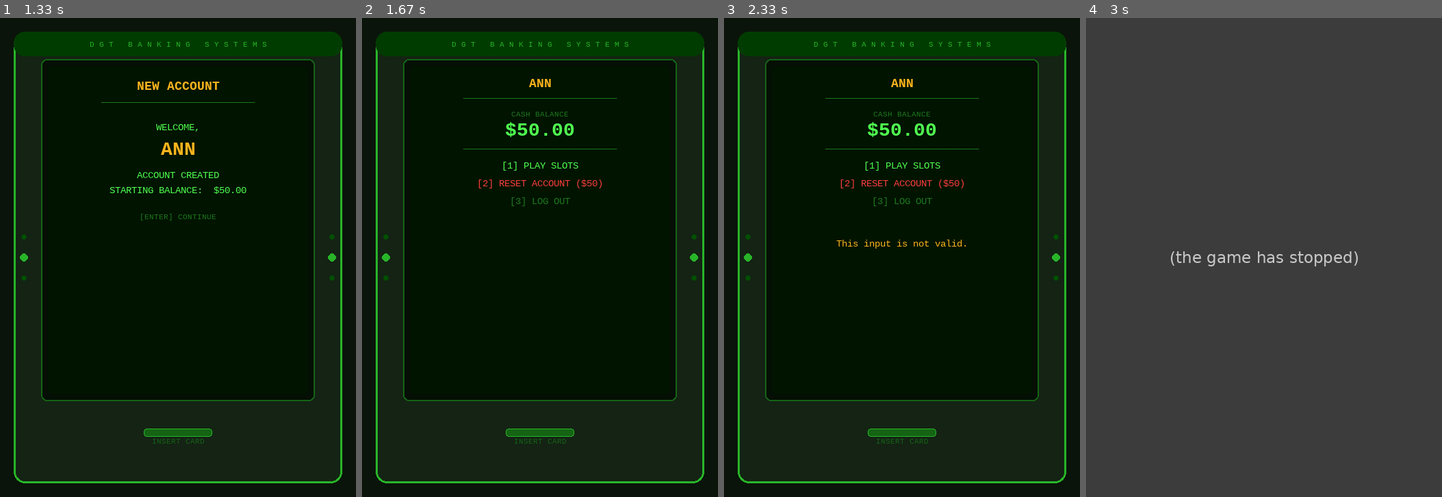
Above: before the commit, frames 1-4 (left to right).
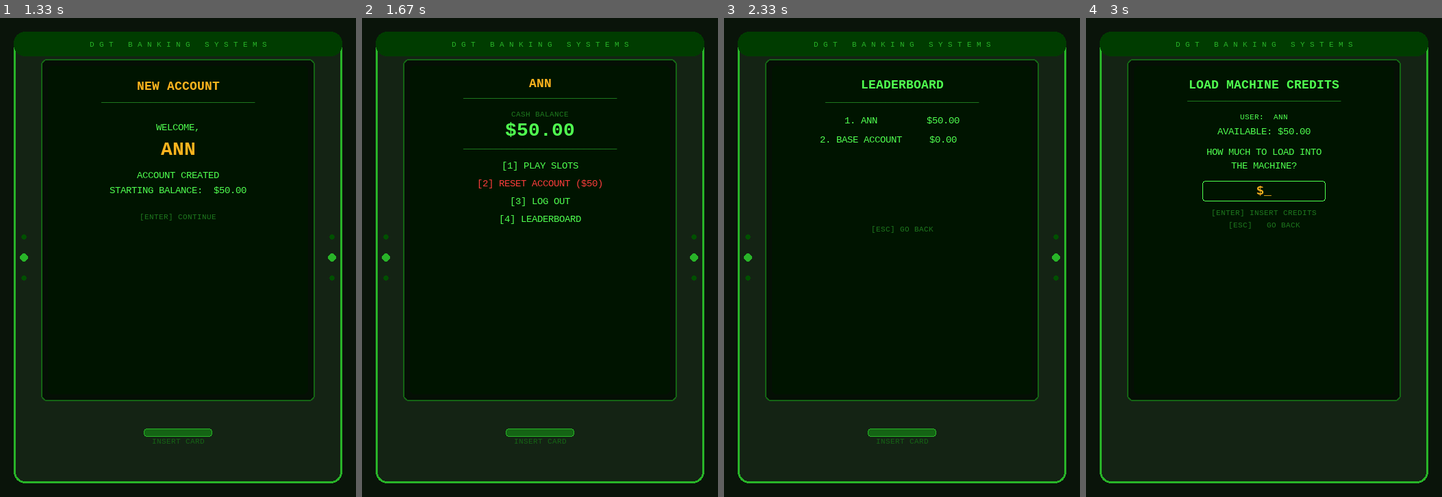
Above: after the commit, the same moments.

Repository: jonorose55-crypto/pygame-internal
Game: pygame game, started from Lucky7sDGT.py
Same seed, same stepped clock (60 frames per second), same inputs: the game is played once before the commit and once after it.
Inputs (mouse positions are in pixels of both pictures, inside the frame that each line leads up to):
- Up to frame 1 (1.33 s): tap Enter at 0.33, 1 s; type "ann" at 0.67 s; type "a" at 1.22 s
- Up to frame 2 (1.67 s): tap Enter at 1.35 s
- Up to frame 3 (2.33 s): tap 4 at 1.77 s; hold 4 from 2.1 s (still down); move the mouse to (905, 310) at 2.13 s
- Up to frame 4 (3 s): release 4 at 2.57 s; tap Esc at 2.65 s; tap 1 at 2.98 s

Frame 1 is identical in both runs. In frame 2, 0.2% of the frame differs, in the area x 38-62%, y 37-43%; in frame 3, 1.7%; in frame 4, 100%, in the area x 0-100%, y 0-100%.
Before the commit the program exited at 2.65 s; later frames show no game.

Commit message:
Final excellence commit. Leaderboard changes based off feedback from user.
Co-authored-by: Copilot <copilot@github.com>

Diff:
--- a/Lucky7sDGT.py
+++ b/Lucky7sDGT.py
@@ -445,8 +445,15 @@
                 self.set_msg("ACCOUNT RESET TO $50.00")
             elif k == pygame.K_3:
                 self.username = ""; self.state = "username"; self.input_buf = ""
+            elif k == pygame.K_4:
+                self.state = "leaderboard"
             else:
                 self.set_msg("This input is not valid.")
+            return
+
+        if self.state == "leaderboard":
+            if k == pygame.K_ESCAPE:
+                self.state = "mainmenu"
             return
 
     def cashout(self, username, amount):
@@ -521,7 +528,8 @@
             items = [
                 ("[1] PLAY SLOTS",          SCREEN_FG),
                 ("[2] RESET ACCOUNT ($50)", RED_C),
-                ("[3] LOG OUT",             SCREEN_DIM),
+                ("[3] LOG OUT",             SCREEN_FG),
+                ("[4] LEADERBOARD",         SCREEN_FG),
             ]
             for i,(txt,col) in enumerate(items):
                 tc(screen, txt, F_ATM_SM, col, cx, y+128+i*26)
@@ -531,6 +539,17 @@
                 self.last_co = None
             if self.msg_t > 0:
                 tc(screen, self.msg, F_ATM_SM, AMBER, cx, y+242)
+
+        elif self.state == "leaderboard":
+            tc(screen, "LEADERBOARD",  F_ATM_MED, SCREEN_FG, cx, y+10)
+            tc(screen, "─"*28,          F_ATM_SM,  SCREEN_DIM, cx, y+36)
+            sorted_accs = sorted(self.accounts.items(), key=lambda x: x[1].get("cash", 0.0), reverse=True)
+            for i, (name, data) in enumerate(sorted_accs[:5]):
+                cash = data.get("cash", 0.0)
+                rank = i + 1
+                tc(screen, f"{rank}. {name.upper()[:12]}", F_ATM_SM, SCREEN_FG, cx-60, y+62+i*28)
+                tc(screen, f"${cash:.2f}", F_ATM_SM, SCREEN_FG, cx+60, y+62+i*28)
+            tc(screen, "[ESC] GO BACK", F_ATM_XS, SCREEN_DIM, cx, y+220)
 
         window.blit(pygame.transform.smoothscale(screen, (DW, DH)), (0, 0))
         pygame.display.flip()
@@ -820,7 +839,7 @@
                     do_cashout(game.username, game.balance)
                 elif scene == "load":
                     loader = None; scene = "atm"
-                else:
+                elif scene == "atm" and atm.state != "leaderboard":
                     pygame.quit(); sys.exit()
             if scene == "atm":
                 atm.handle(ev)
--- a/dgt_accounts.json
+++ b/dgt_accounts.json
@@ -1,8 +1,5 @@
 {
   "BASE ACCOUNT": {
     "cash": 0.0
-  },
-  "SHAUNY": {
-    "cash": 245.0
   }
 }
Not shown, changed: README.md
